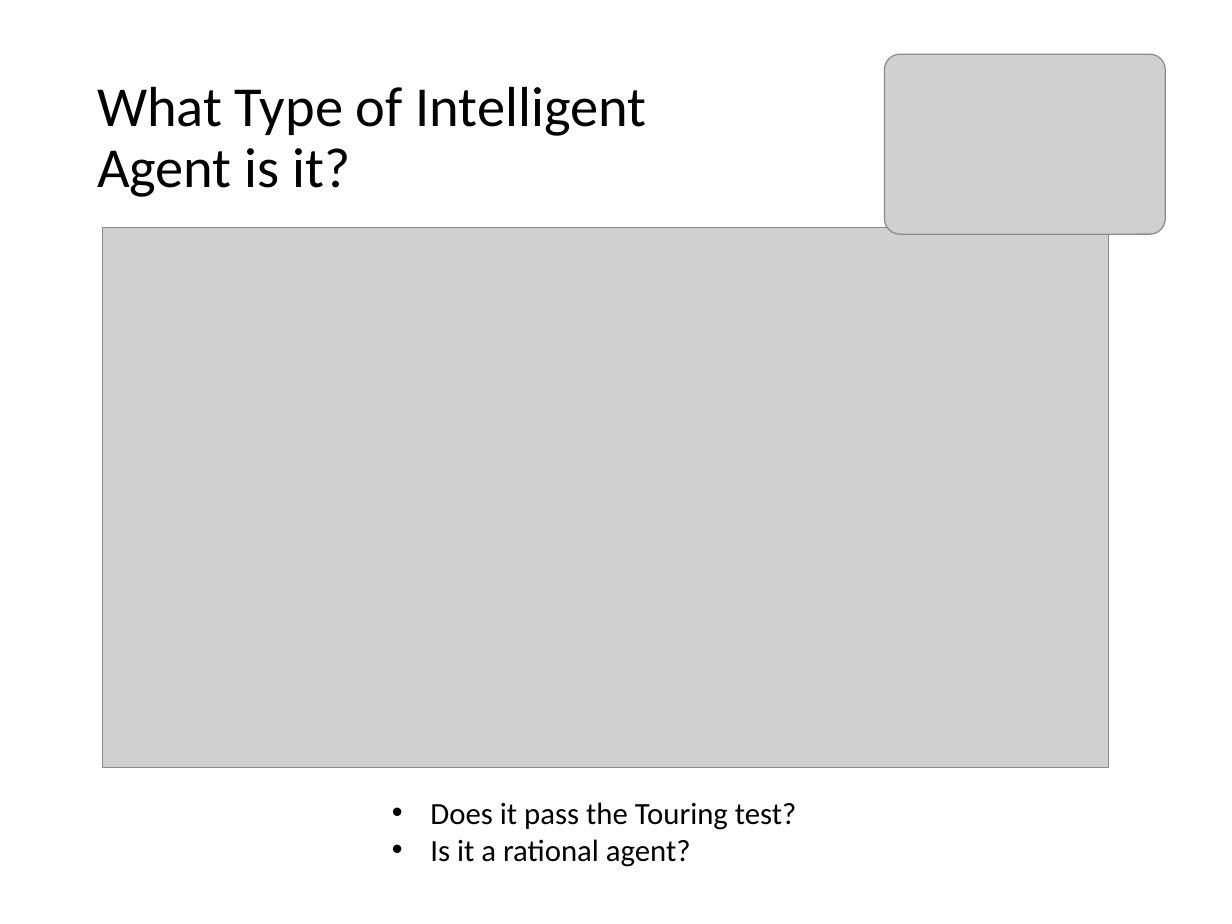
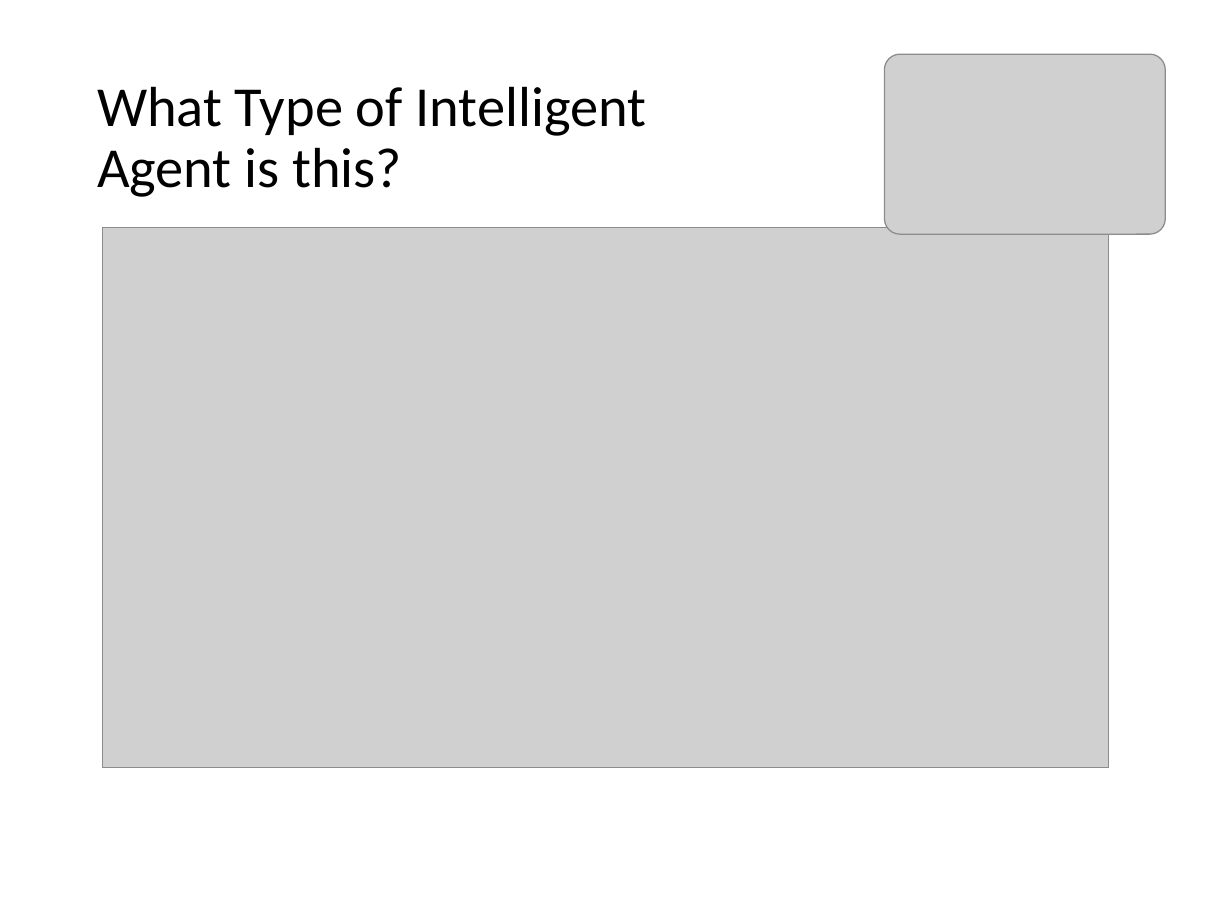
Before and after one commit to mhahsler/CS7320-AI, a slide deck: slide 34 of slides/02_agents.pptx. Drawn at 1232x924 pixels with LibreOffice and Linux fonts; fonts in the diff are those of the drawing; grey boxes stand for pictures. Boxes give left, top, right and bottom in pixels: in the first picture for what was removed or moved away, otherwise in the second. Text is boxed around its words. In the diff, an @@ line names an element or a change of style, - is before the commit and + after.

```diff
--- a/slides/02_agents.pptx
+++ b/slides/02_agents.pptx
@@ title at (97, 86, 647, 197): text changed @@
-What Type of Intelligent
-Agent is it?
+What Type of Intelligent
+Agent is this?
@@ text removed at (430, 802, 797, 867) @@
-• Does it pass the Touring test?
-• Is it a rational agent?
```
Also in this commit, not shown: 6 other slides changed, 1 other file.
